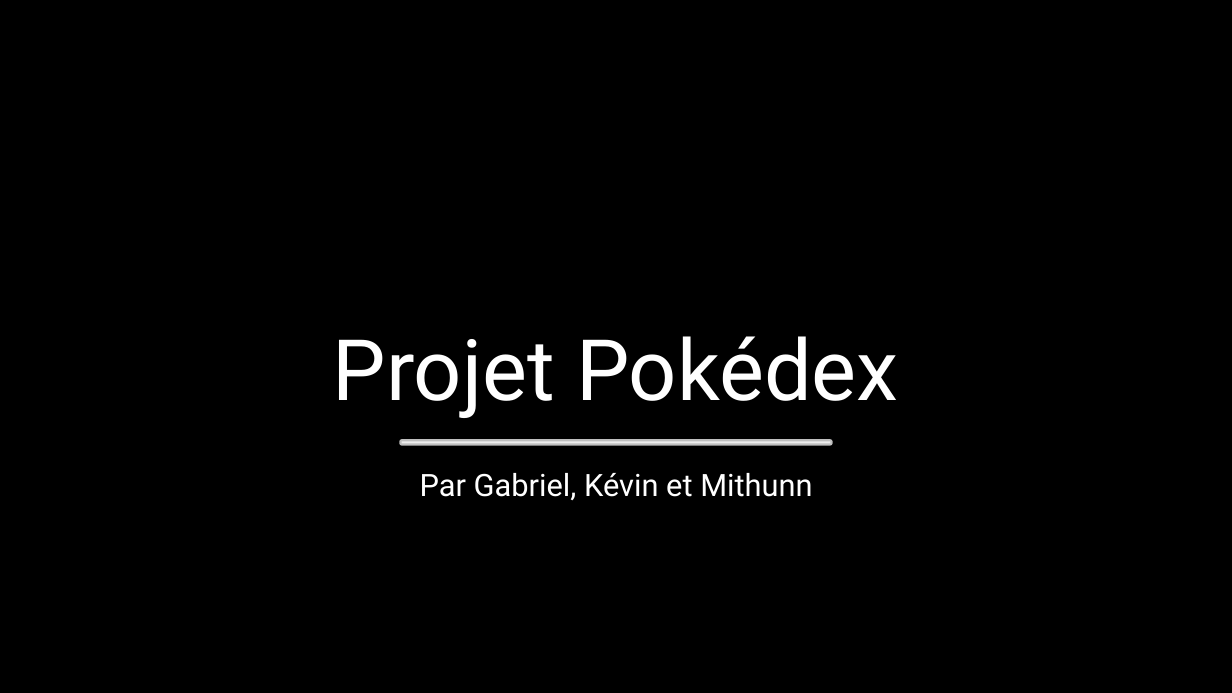
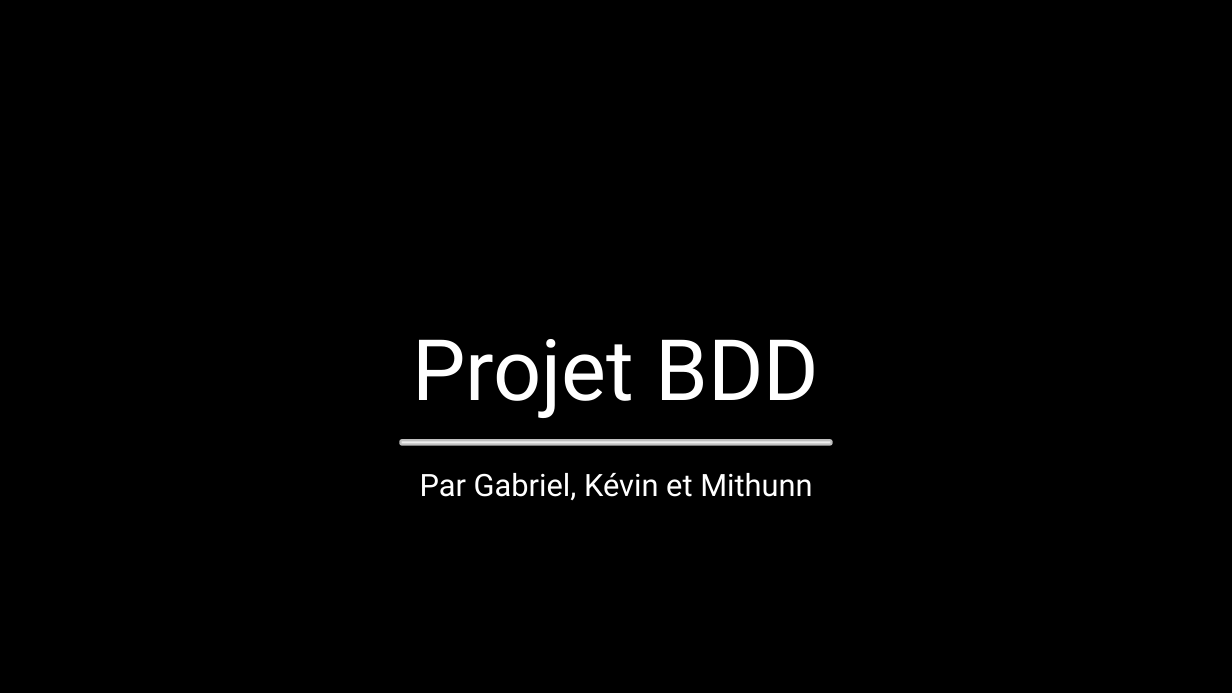
Before and after one commit to GabrielCoquillet/pokedex, a slide deck: slide 1 of Pokedex.odp. Drawn at 1232x693 pixels with LibreOffice and Linux fonts; fonts in the diff are those of the drawing; background and template pictures are left out; a plain dark background stands for a picture behind light text. Boxes give left, top, right and bottom in pixels: in the first picture for what was removed or moved away, otherwise in the second. Text is boxed around its words. In the diff, an @@ line names an element or a change of style, - is before the commit and + after.

```diff
--- a/Pokedex.odp
+++ b/Pokedex.odp
@@ title at [412,339,820,418]: text changed @@
-Projet Pokédex
+Projet BDD
```
Also in this commit, not shown: 4 other slides changed, 3 slides added, 1 slide removed.
